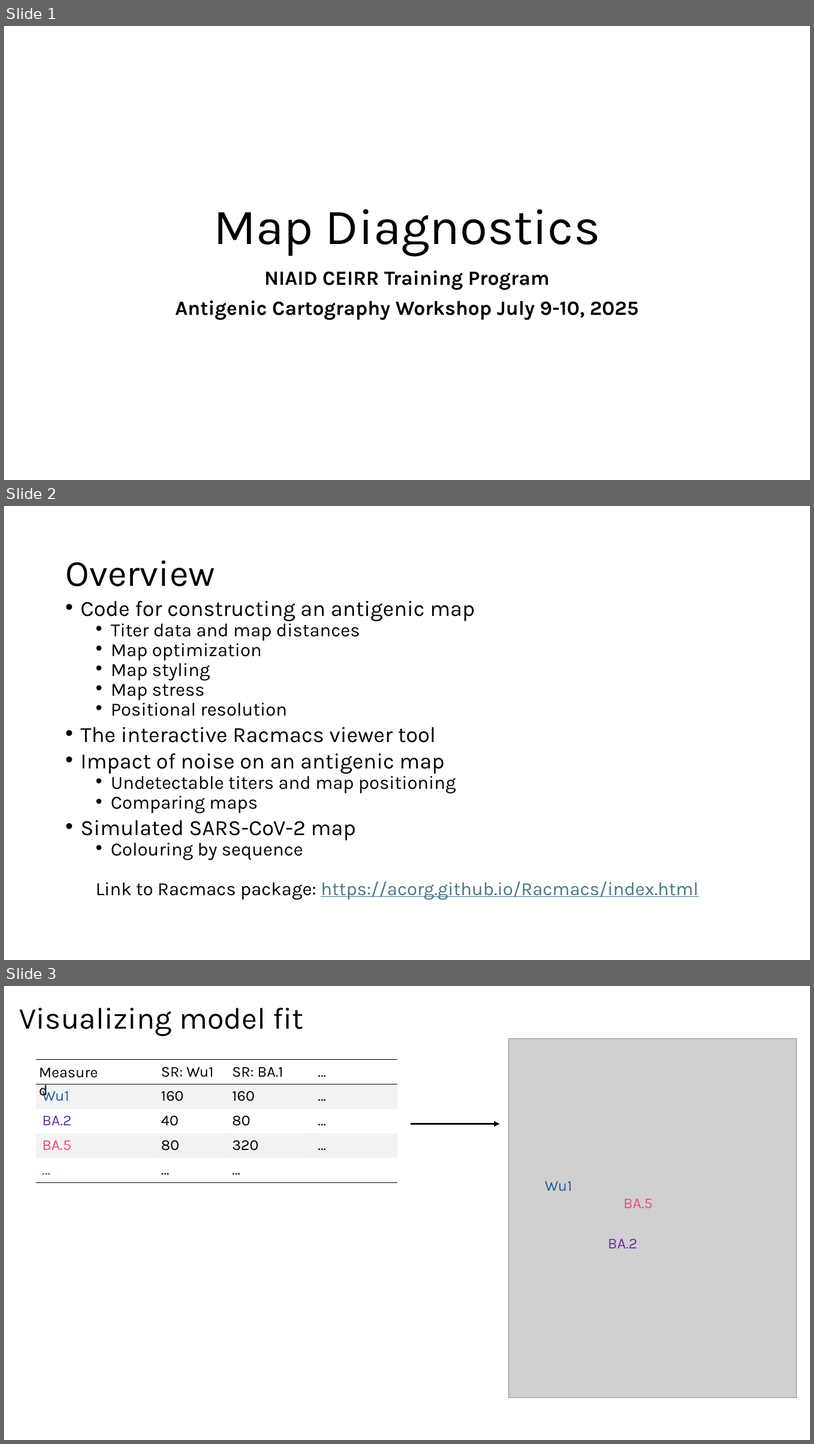
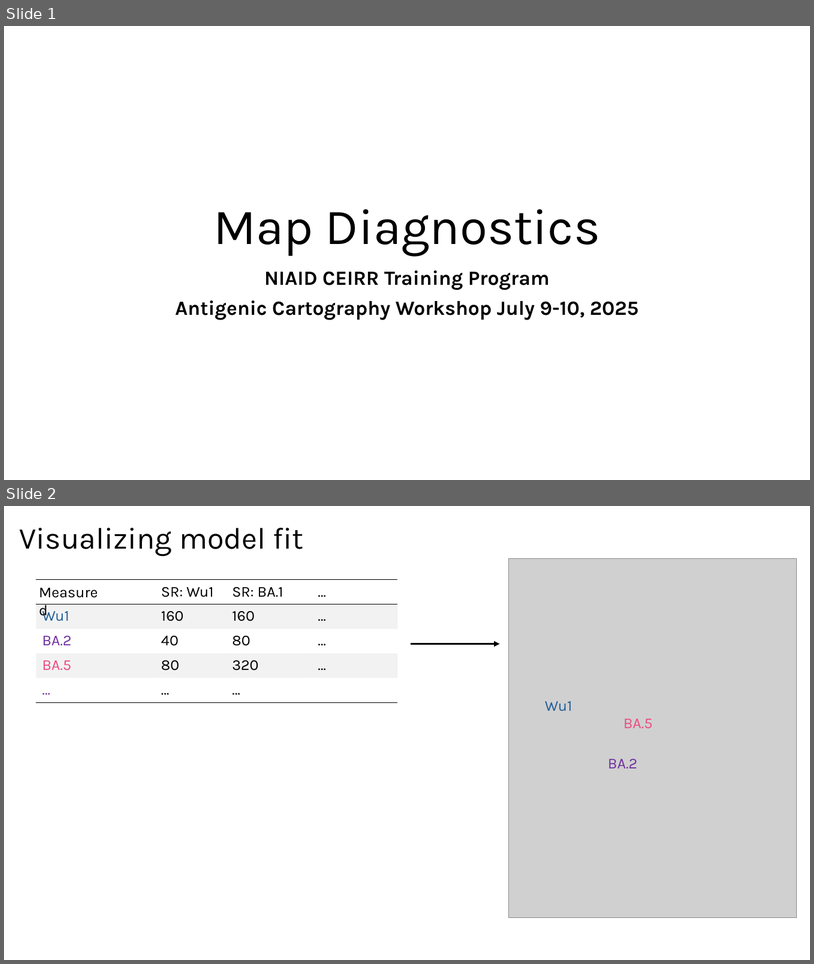
Before and after one commit to acorg/NIAID_CEIRR_antigenic_cartography_workshop2025, a slide deck: slides/02_map_diagnostics.pptx. Shown one above the other, each under a label of ours: slides 1, 2 and 3 before the commit, slides 1 and 2 after it. The pictures are 814x1444 and 814x964 pixels, drawn with LibreOffice and Linux fonts; fonts in the diff are those of the drawing; grey boxes stand for pictures. Boxes give left, top, right and bottom in pixels: in the first picture for what was removed or moved away, otherwise in the second. Text is boxed around its words. In the diff, an @@ line names an element or a change of style, - is before the commit and + after.

Commit message:
Small slide changes

```diff
--- a/slides/02_map_diagnostics.pptx
+++ b/slides/02_map_diagnostics.pptx
@@ slide 2 removed at (4, 506, 810, 960), background #FFFFFF @@
@@ title removed at (65, 560, 215, 586) @@
-Overview
@@ text removed at (81, 601, 699, 899) @@
-• Code for constructing an antigenic map
-  • Titer data and map distances
-  • Map optimization
-  • Map styling
-  • Map stress
-  • Positional resolution
-• The interactive Racmacs viewer tool
-• Impact of noise on an antigenic map
-  • Undetectable titers and map positioning
-  • Comparing maps
-• Simulated SARS-CoV-2 map
-  • Colouring by sequence
-  Link to Racmacs package: https://acorg.github.io/Racmacs/index.html
@@ what was slide 3 is now slide 2 @@
```
Also in this commit, not shown: 1 other file.
